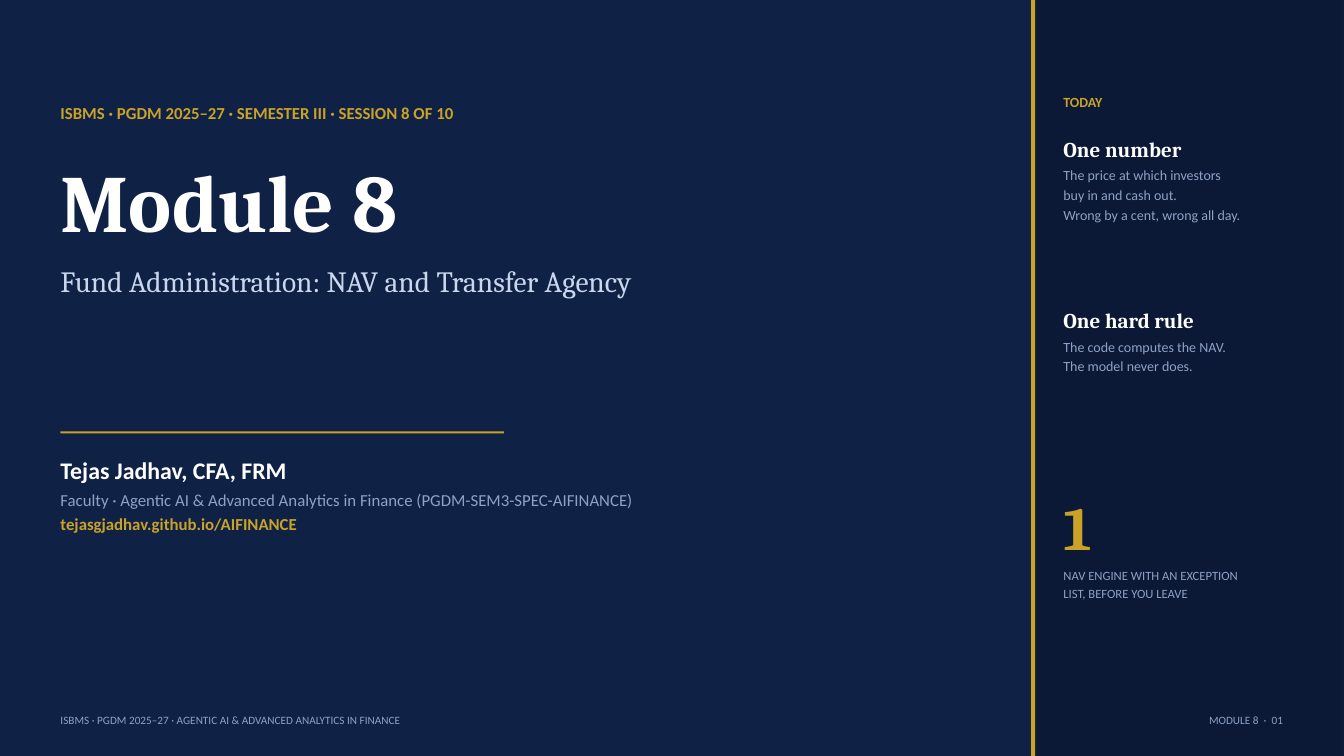
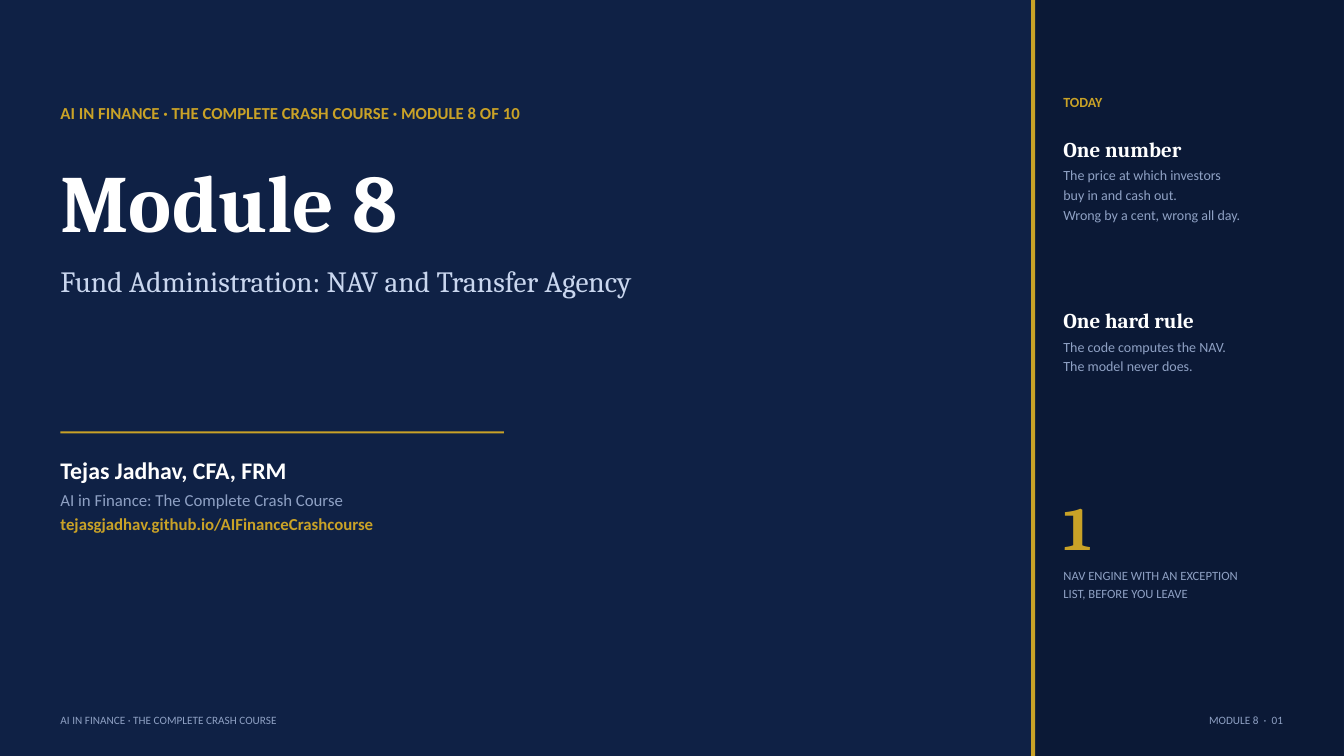
Before and after one commit to tejasgjadhav/tejasgjadhav.github.io, a slide deck: slide 1 of AIFinanceCrashcourse/slides/Module-08-Fund-Administration-NAV.pptx. Drawn at 1344x756 pixels with LibreOffice and Linux fonts; fonts in the diff are those of the drawing. Boxes give left, top, right and bottom in pixels: in the first picture for what was removed or moved away, otherwise in the second. Text is boxed around its words. In the diff, an @@ line names an element or a change of style, - is before the commit and + after.

```diff
--- a/AIFinanceCrashcourse/slides/Module-08-Fund-Administration-NAV.pptx
+++ b/AIFinanceCrashcourse/slides/Module-08-Fund-Administration-NAV.pptx
@@ text at <box>60,107,520,119</box>: text changed @@
-ISBMS · PGDM 2025–27 · SEMESTER III · SESSION 8 OF 10
+AI IN FINANCE · THE COMPLETE CRASH COURSE · MODULE 8 OF 10
@@ text at <box>60,494,373,533</box>: text changed; text colour #8FA1C4 to #C9A227; bold on @@
-Faculty · Agentic AI & Advanced Analytics in Finance (PGDM-SEM3-SPEC-AIFINANCE)
-tejasgjadhav.github.io/AIFINANCE
+AI in Finance: The Complete Crash Course
+tejasgjadhav.github.io/AIFinanceCrashcourse
@@ text at <box>60,717,276,724</box>: text changed @@
-ISBMS · PGDM 2025–27 · AGENTIC AI & ADVANCED ANALYTICS IN FINANCE
+AI IN FINANCE · THE COMPLETE CRASH COURSE
```
Also in this commit, not shown: 11 other slides changed, 11 other files.
